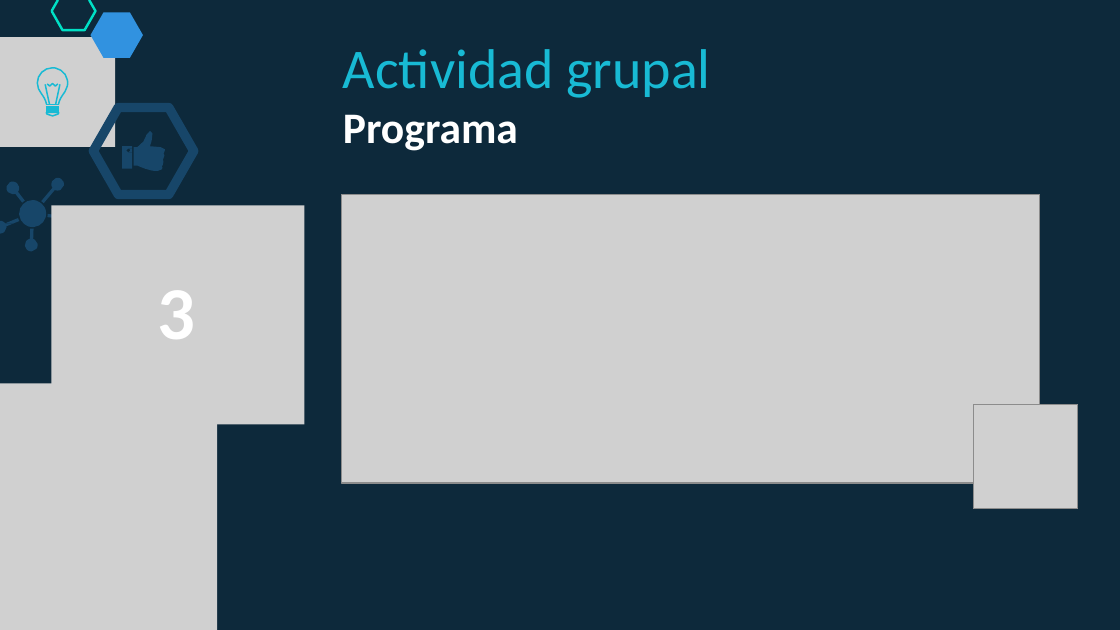
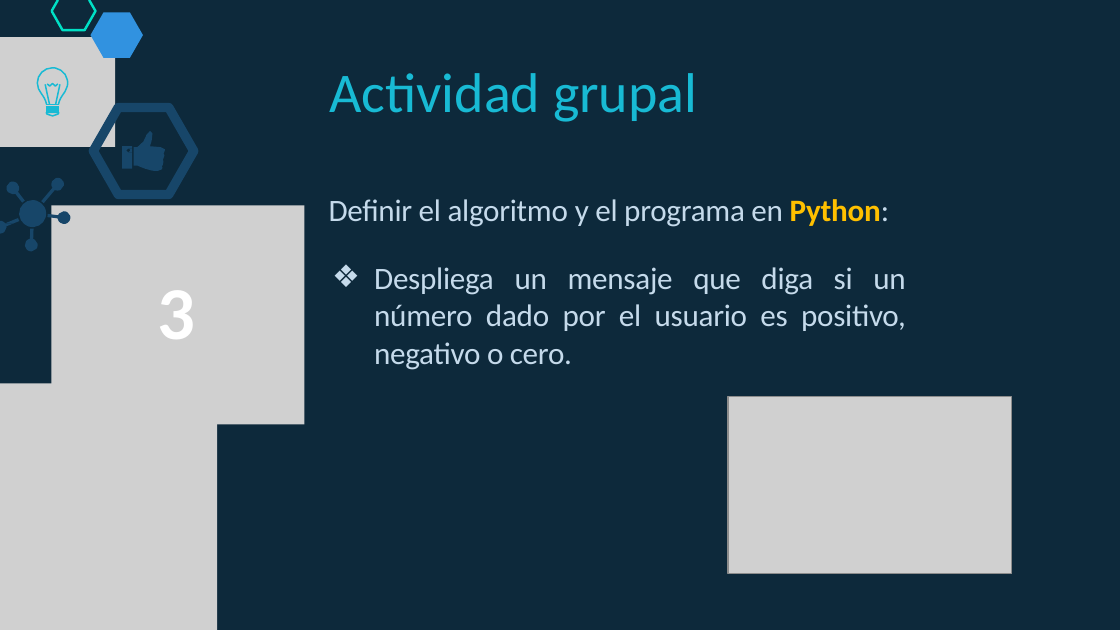
Before and after one commit to lizetheP/PensamientoC, a slide deck: slide 21 of calendario/documentos/4_Condicionales.pptx (slide 25 before the commit). Drawn at 1120x630 pixels with LibreOffice and Linux fonts; fonts in the diff are those of the drawing; grey boxes stand for pictures. Boxes give left, top, right and bottom in pixels: in the first picture for what was removed or moved away, otherwise in the second. Text is boxed around its words. In the diff, an @@ line names an element or a change of style, - is before the commit and + after.

```diff
--- a/calendario/documentos/4_Condicionales.pptx
+++ b/calendario/documentos/4_Condicionales.pptx
@@ text "Actividad grupal": place and size @@
-text "Actividad grupal" at box(343, 49, 711, 151)
+text "Actividad grupal" at box(329, 73, 697, 122)
@@ text at box(343, 114, 518, 151): paragraph removed @@
-Programa
@@ text added at box(329, 199, 890, 227), 20 pt, text #C5DAEB @@
+Definir el algoritmo y el programa en Python:
@@ picture removed at box(342, 195, 1040, 484) @@
@@ text added at box(374, 267, 906, 370), 20 pt, text #C5DAEB @@
+❖ Despliega un mensaje que diga si un número dado por el usuario es positivo, negativo o cero.
@@ picture added at box(728, 396, 1011, 573) @@
@@ picture removed at box(973, 404, 1079, 510) @@
```
Also in this commit, not shown: 5 other slides changed, 8 slides removed, 10 other files.
